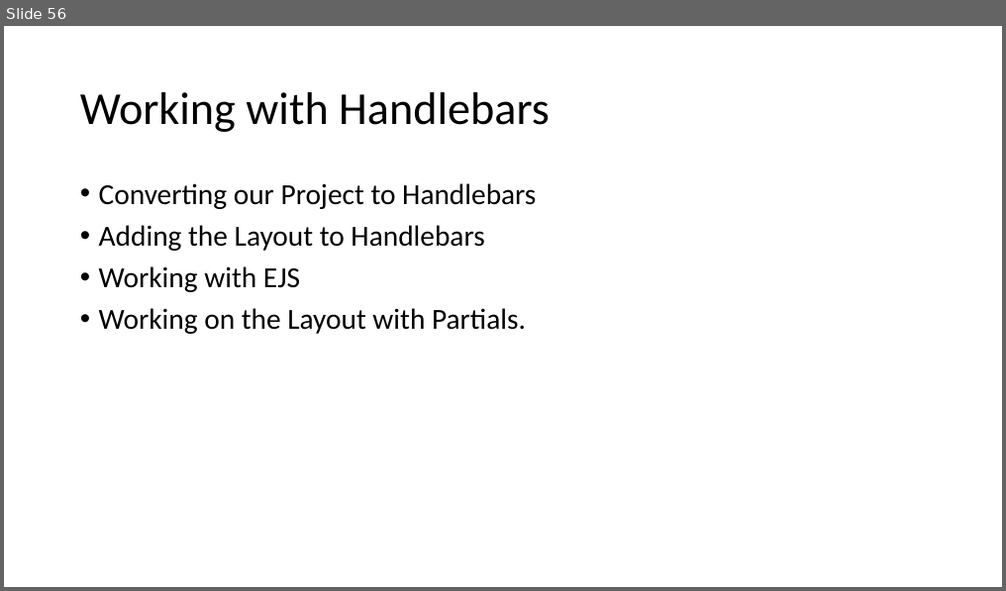
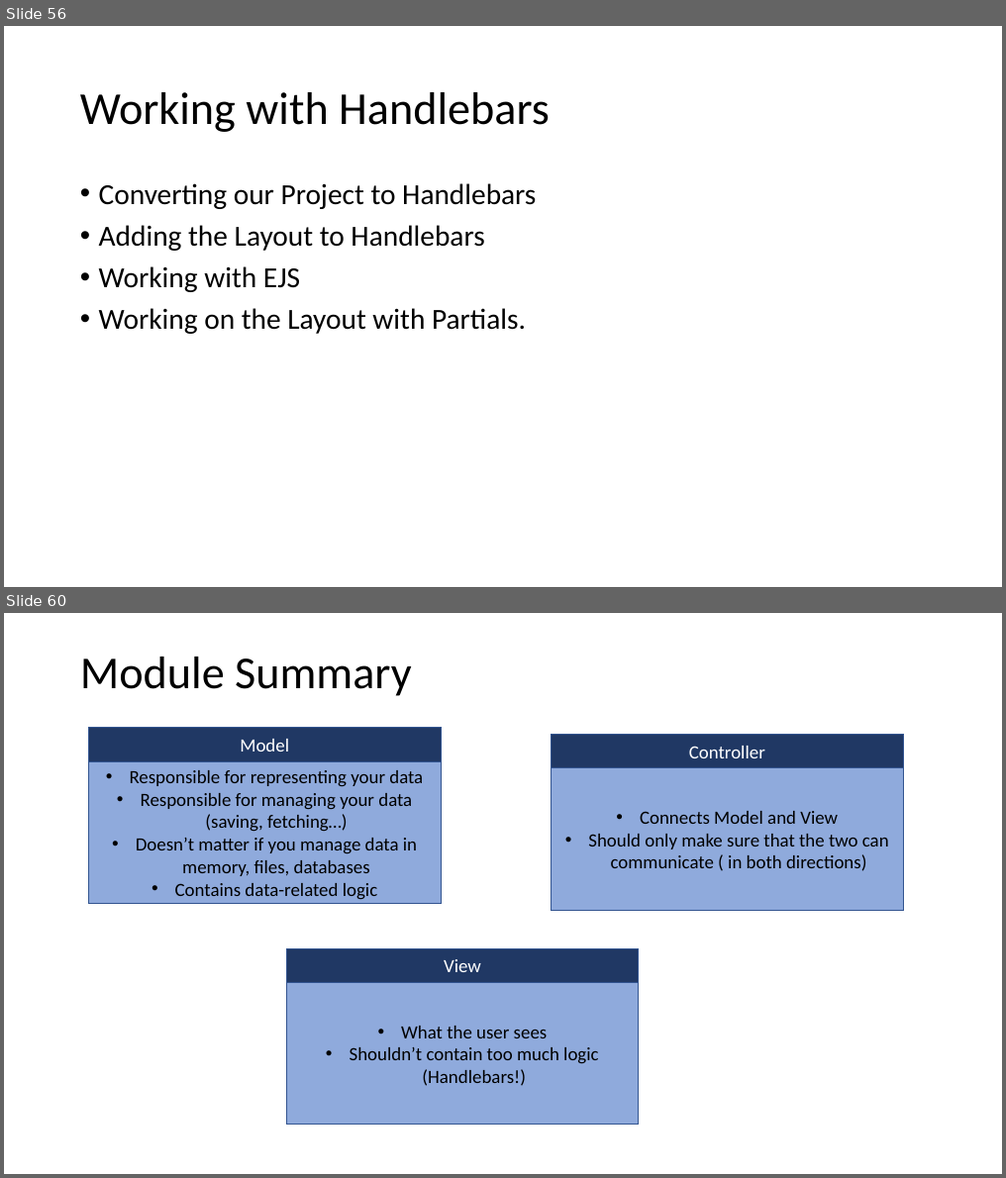
Before and after one commit to PiyushChaturvedii/Batch04, a slide deck: What is Node.pptx. Shown one above the other, each under a label of ours: slide 56 before the commit, slides 56 and 60 after it; the slides between them are not shown. The pictures are 1006x591 and 1006x1178 pixels, drawn with LibreOffice and Linux fonts; fonts in the diff are those of the drawing. Boxes give left, top, right and bottom in pixels: in the first picture for what was removed or moved away, otherwise in the second. Text is boxed around its words. In the diff, an @@ line names an element or a change of style, - is before the commit and + after.

```diff
--- a/What is Node.pptx
+++ b/What is Node.pptx
@@ slide 60 added at bbox=[4, 613, 1002, 1174], background #FFFFFF @@
@@ title added at bbox=[80, 657, 411, 696], 44 pt, text #000000 @@
+Module Summary
@@ rectangle added at bbox=[88, 728, 442, 761], fill #203864, outline #325491 1 pt, 18 pt, text #FFFFFF @@
+Model
@@ rectangle added at bbox=[551, 735, 904, 768], fill #203864, outline #325491 1 pt, 18 pt, text #FFFFFF @@
+Controller
@@ rectangle added at bbox=[88, 761, 442, 904], fill #8FAADC, outline #325491 1 pt, 18 pt, text #000000 @@
+• Responsible for representing your data
+• Responsible for managing your data (saving, fetching…)
+• Doesn’t matter if you manage data in memory, files, databases
+• Contains data-related logic
@@ rectangle added at bbox=[551, 768, 904, 910], fill #8FAADC, outline #325491 1 pt, 18 pt, text #000000 @@
+• Connects Model and View
+• Should only make sure that the two can communicate ( in both directions)
@@ rectangle added at bbox=[286, 950, 639, 983], fill #203864, outline #325491 1 pt, 18 pt, text #FFFFFF @@
+View
@@ rectangle added at bbox=[286, 983, 639, 1125], fill #8FAADC, outline #325491 1 pt, 18 pt, text #000000 @@
+• What the user sees
+• Shouldn’t contain too much logic (Handlebars!)
```
Also in this commit, not shown: 3 other slides added, 31 other files.
